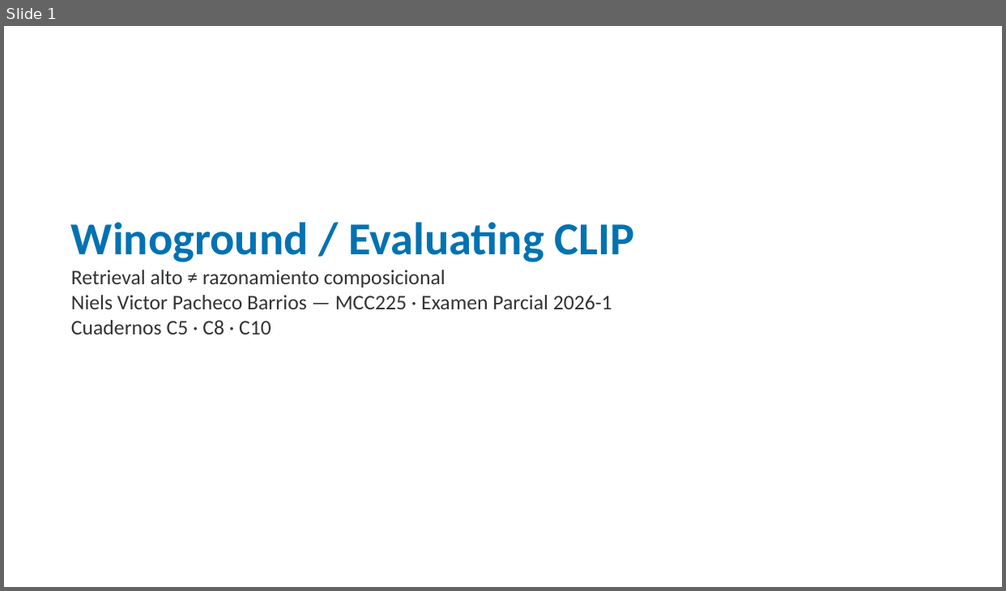
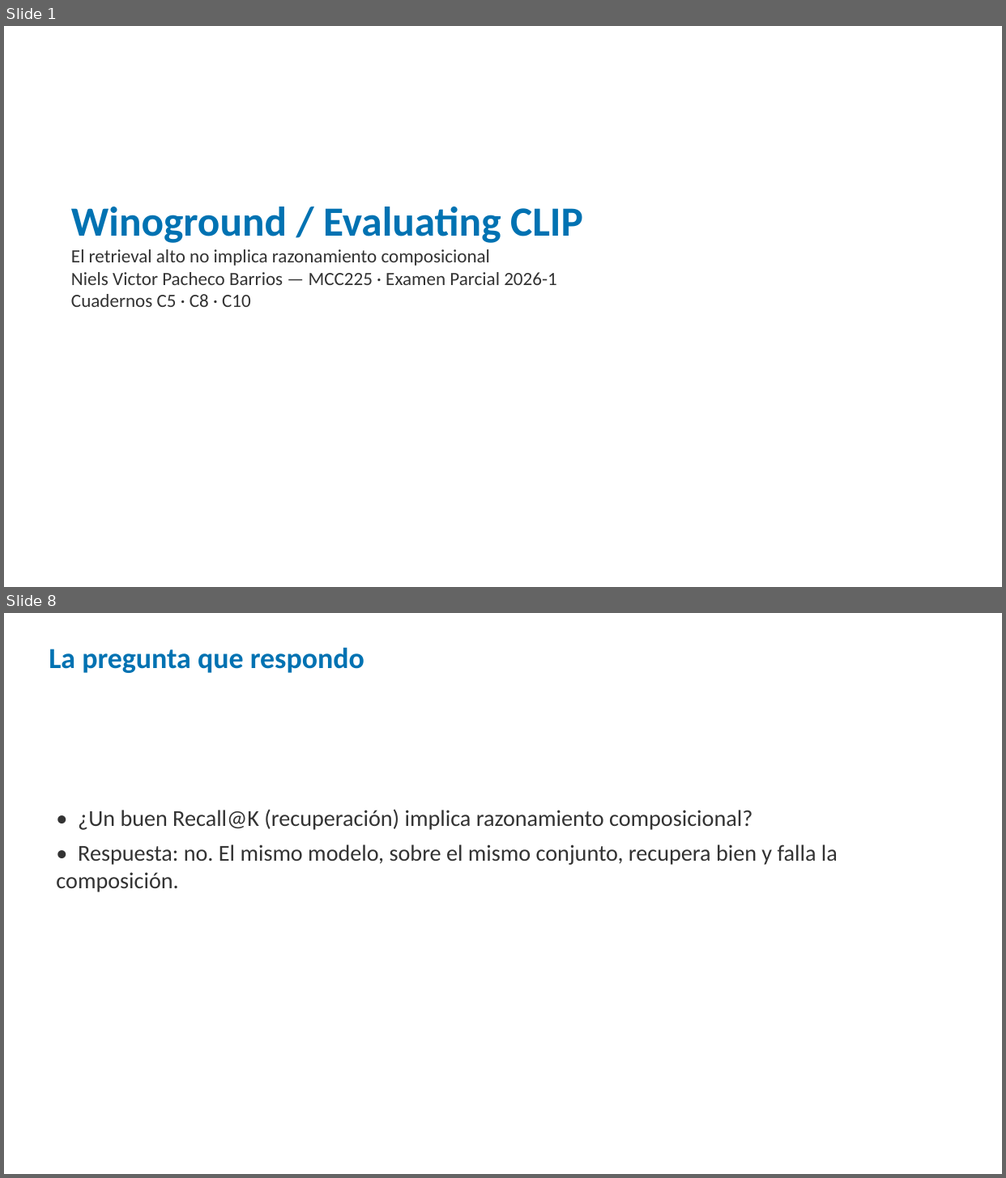
Before and after one commit to nielspac177/Winoground-Evaluating-CLIP-MCC225, a slide deck: slides/pptx/defensa_winoground.pptx. Shown one above the other, each under a label of ours: slide 1 before the commit, slides 1 and 8 after it; the slides between them are not shown. The pictures are 1006x591 and 1006x1178 pixels, drawn with LibreOffice and Linux fonts; fonts in the diff are those of the drawing. Boxes give left, top, right and bottom in pixels: in the first picture for what was removed or moved away, otherwise in the second. Text is boxed around its words. In the diff, an @@ line names an element or a change of style, - is before the commit and + after.

```diff
--- a/slides/pptx/defensa_winoground.pptx
+++ b/slides/pptx/defensa_winoground.pptx
@@ slide 8 added at bbox=[4, 613, 1002, 1174], background #FFFFFF @@
@@ text added at bbox=[49, 647, 364, 673], 28 pt, text #0072B2, bold @@
+La pregunta que respondo
@@ text added at bbox=[56, 809, 837, 892], 22 pt, text #333333 @@
+• ¿Un buen Recall@K (recuperación) implica razonamiento composicional?
+• Respuesta: no. El mismo modelo, sobre el mismo conjunto, recupera bien y falla la composición.
@@ slide 1 changed as well @@
@@ text "Winoground / Evaluating CLIP": place and size @@
-text "Winoground / Evaluating CLIP" at bbox=[71, 222, 635, 335]
+text "Winoground / Evaluating CLIP" at bbox=[71, 207, 583, 307]
@@ text at bbox=[71, 207, 583, 307]: size 44 to 40 pt in "Winoground / Evaluating CLIP"; size 20 to 18 pt in "Niels Victor Pacheco Barrios — MCC225 · ...", "Cuadernos C5 · C8 · C10" @@
@@ text at bbox=[71, 250, 490, 266]: text changed; size 20 to 18 pt @@
-Retrieval alto ≠ razonamiento composicional
+El retrieval alto no implica razonamiento composicional
```
Also in this commit, not shown: 1 other slide changed, 26 other slides added, 6 slides removed, 4 other files.
